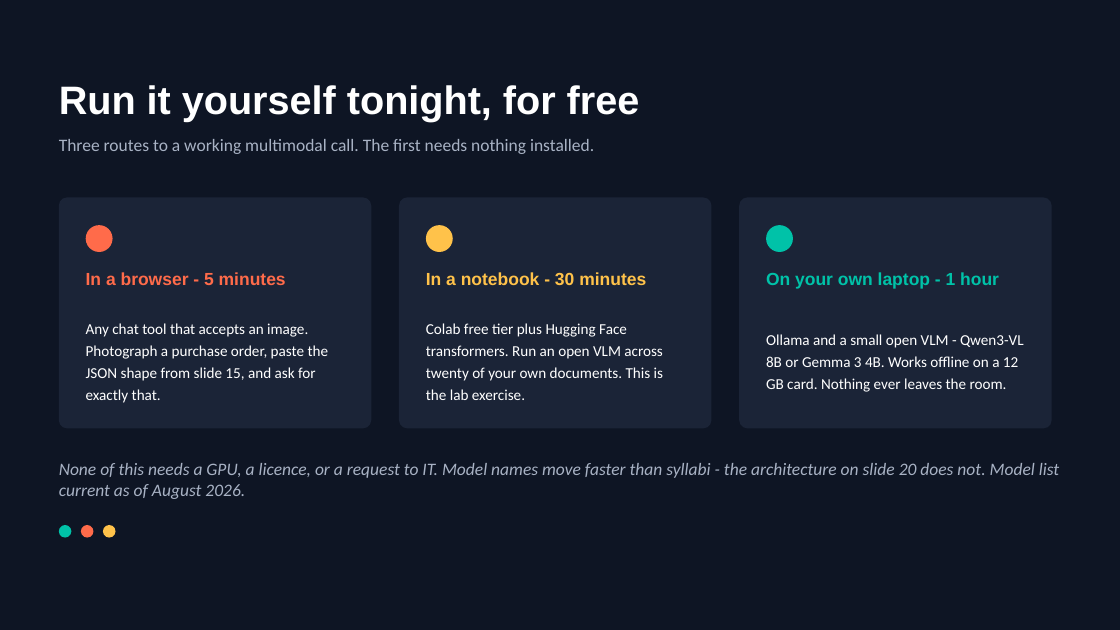
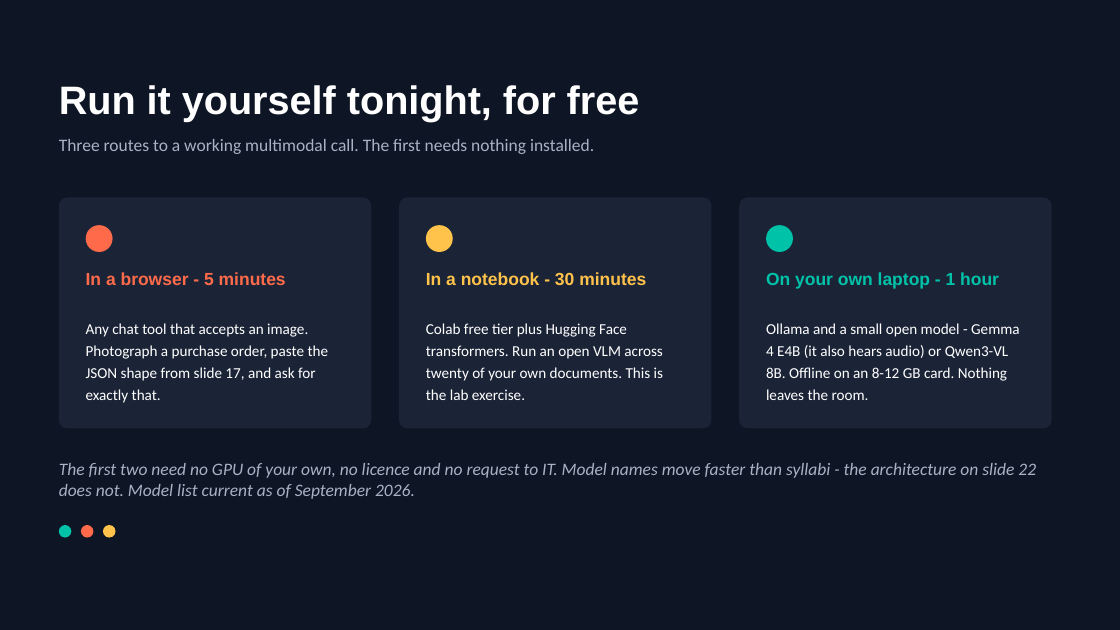
Before and after one commit to lksmangai/DeepLearning, a slide deck: slide 35 of Multimodal-AI-ATAL-FDP-Deck.pptx (slide 33 before the commit). Drawn at 1120x630 pixels with LibreOffice and Linux fonts; fonts in the diff are those of the drawing. Boxes give left, top, right and bottom in pixels: in the first picture for what was removed or moved away, otherwise in the second. Text is boxed around its words. In the diff, an @@ line names an element or a change of style, - is before the commit and + after.

```diff
--- a/Multimodal-AI-ATAL-FDP-Deck.pptx
+++ b/Multimodal-AI-ATAL-FDP-Deck.pptx
@@ text at [86, 323, 329, 403]: text changed @@
-Any chat tool that accepts an image. Photograph a purchase order, paste the JSON shape from slide 15, and ask for exactly that.
+Any chat tool that accepts an image. Photograph a purchase order, paste the JSON shape from slide 17, and ask for exactly that.
@@ text at [766, 323, 1020, 400]: text changed @@
-Ollama and a small open VLM - Qwen3-VL 8B or Gemma 3 4B. Works offline on a 12 GB card. Nothing ever leaves the room.
+Ollama and a small open model - Gemma 4 E4B (it also hears audio) or Qwen3-VL 8B. Offline on an 8-12 GB card. Nothing leaves the room.
@@ text at [59, 463, 1036, 499]: text changed @@
-None of this needs a GPU, a licence, or a request to IT. Model names move faster than syllabi - the architecture on slide 20 does not. Model list current as of August 2026.
+The first two need no GPU of your own, no licence and no request to IT. Model names move faster than syllabi - the architecture on slide 22 does not. Model list current as of September 2026.
```
Also in this commit, not shown: 16 other slides changed, 2 slides added.
